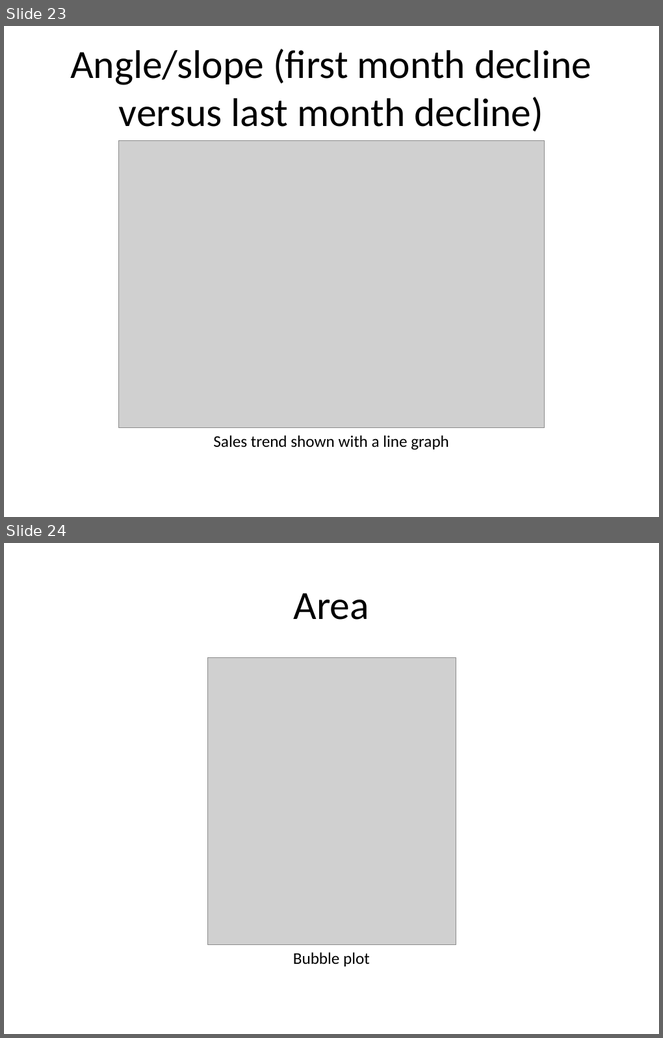
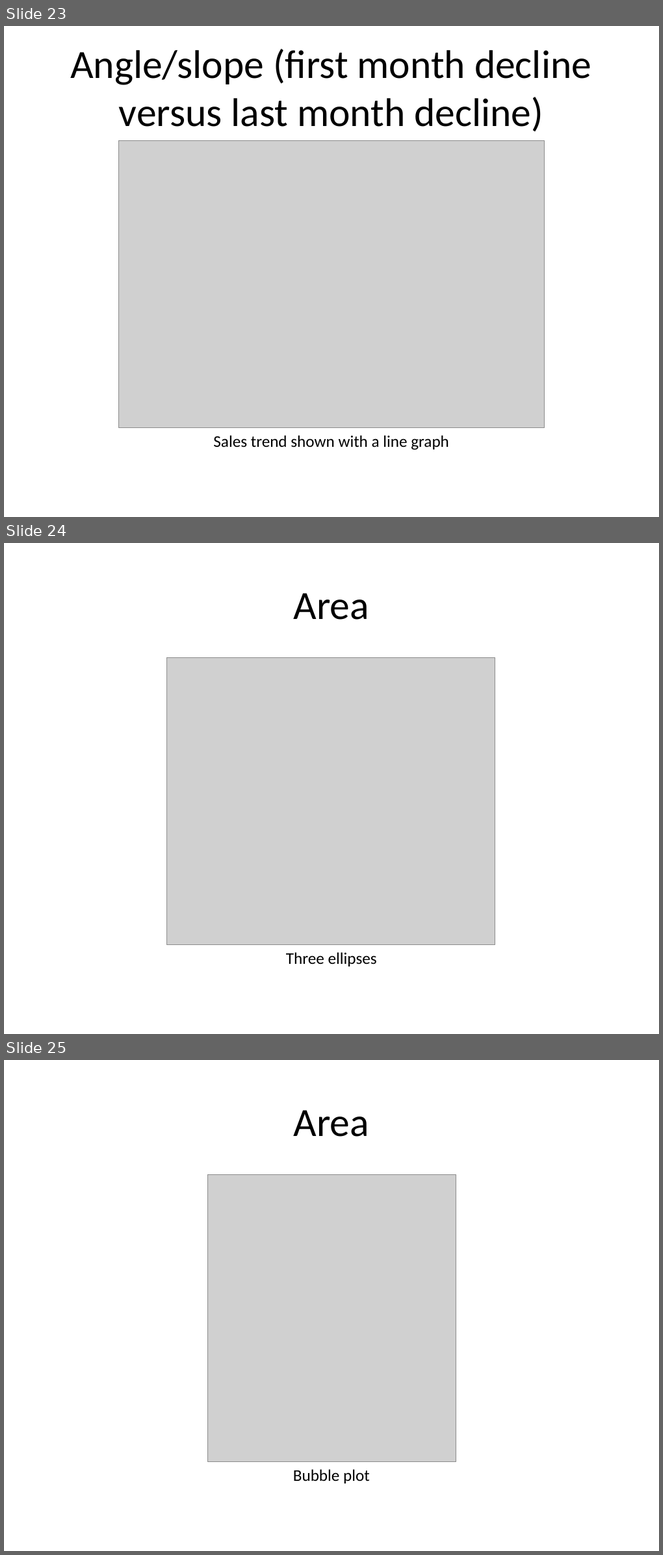
Before and after one commit to pmean/data-visualization, a slide deck: data-viz-02/src/data-visualization-02-bars.pptx. Shown one above the other, each under a label of ours: slides 23 and 24 before the commit, slides 23, 24 and 25 after it. The pictures are 663x1038 and 663x1555 pixels, drawn with LibreOffice and Linux fonts; fonts in the diff are those of the drawing; grey boxes stand for pictures. Boxes give left, top, right and bottom in pixels: in the first picture for what was removed or moved away, otherwise in the second. Text is boxed around its words. In the diff, an @@ line names an element or a change of style, - is before the commit and + after.

```diff
--- a/data-viz-02/src/data-visualization-02-bars.pptx
+++ b/data-viz-02/src/data-visualization-02-bars.pptx
@@ slide 24 added at (x1=4, y1=543, x2=659, y2=1034), background #FFFFFF @@
@@ title added at (x1=294, y1=593, x2=369, y2=620), 44 pt, text #000000 @@
+Area
@@ picture added at (x1=167, y1=657, x2=495, y2=945) @@
@@ text added at (x1=286, y1=953, x2=377, y2=967), 18 pt, text #000000 @@
+Three ellipses
@@ what was slide 24 is now slide 25 @@
```
Also in this commit, not shown: 6 other slides added, 1 slide removed, 11 other files.
